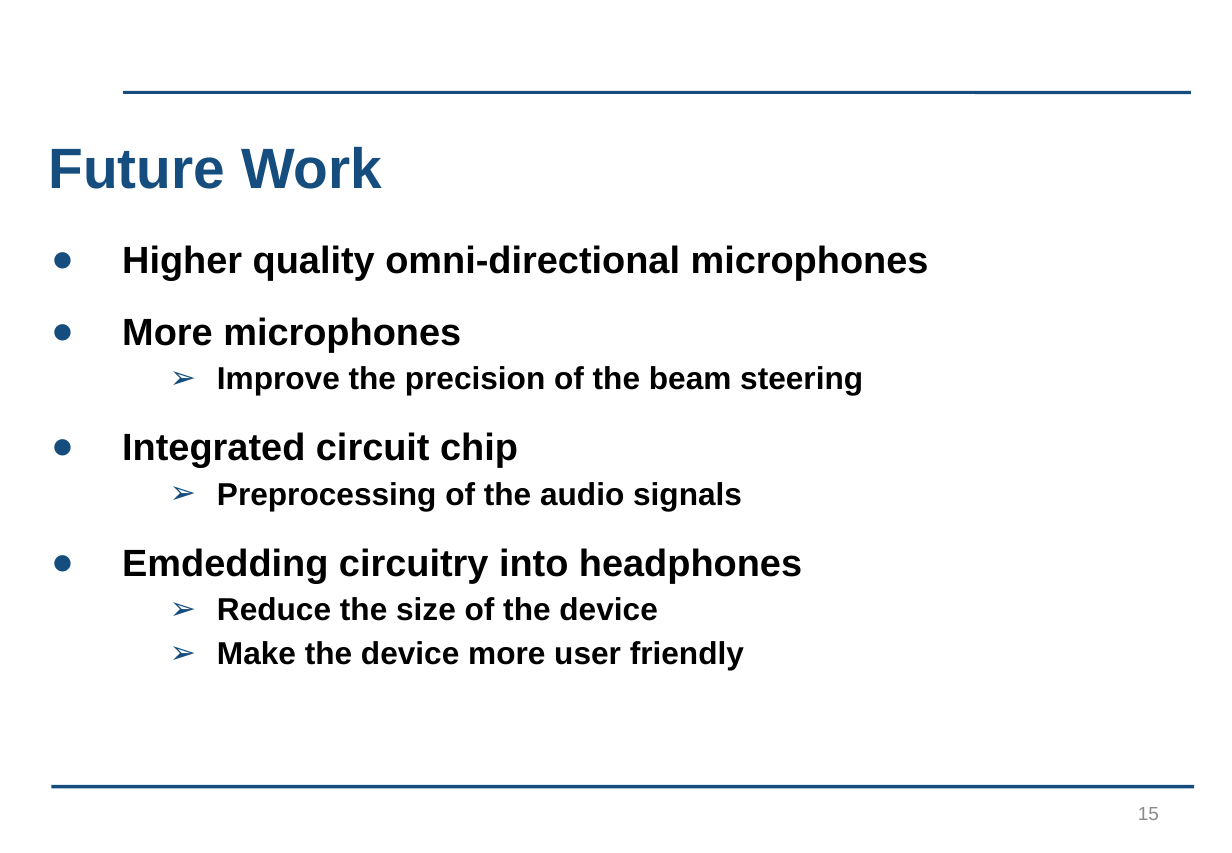
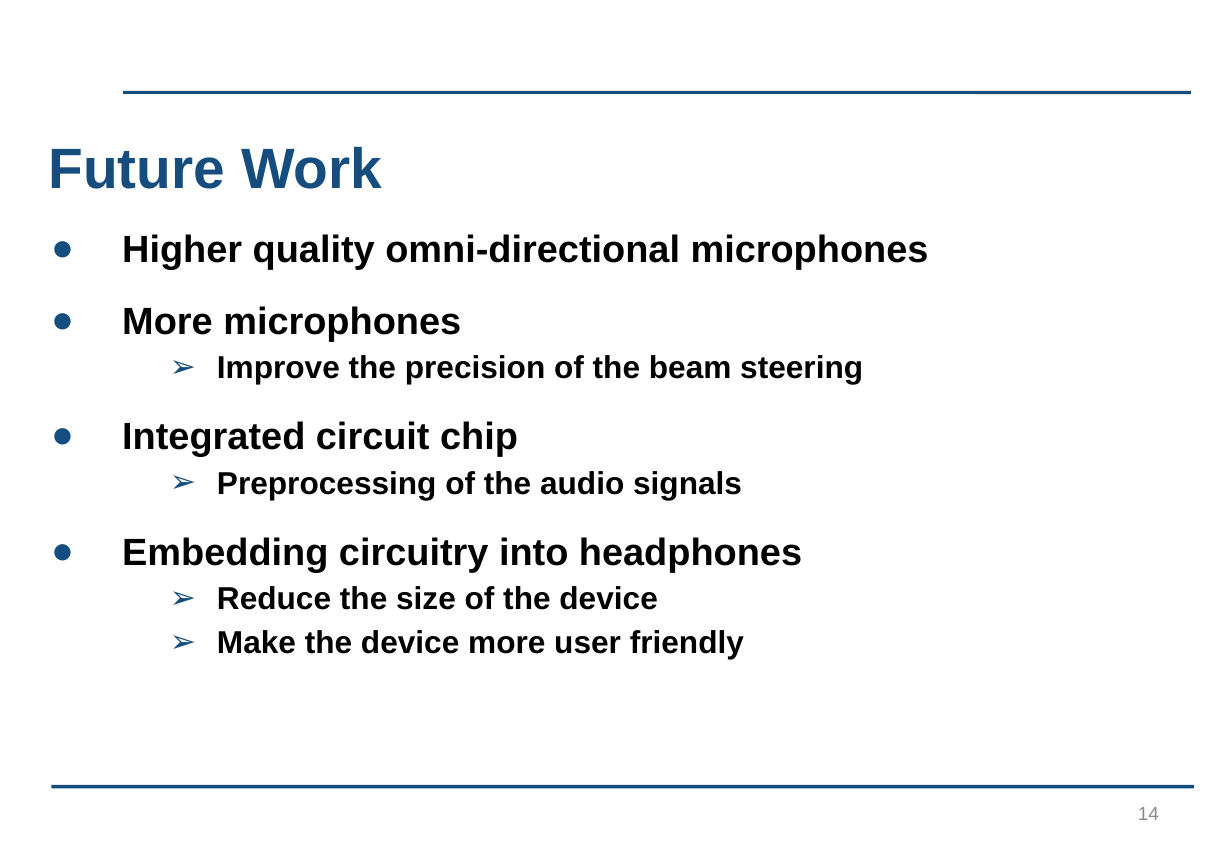
Before and after one commit to kayjayB/I_cant_hear_you, a slide deck: slide 14 of Presentation/Lab Project Presentation.pptx (slide 15 before the commit). Drawn at 1232x853 pixels with LibreOffice and Linux fonts; fonts in the diff are those of the drawing; background and template pictures are left out. Boxes give left, top, right and bottom in pixels: in the first picture for what was removed or moved away, otherwise in the second. Text is boxed around its words. In the diff, an @@ line names an element or a change of style, - is before the commit and + after.

```diff
--- a/Presentation/Lab Project Presentation.pptx
+++ b/Presentation/Lab Project Presentation.pptx
@@ text "Higher quality omni-directional microphones": place and size @@
-text "Higher quality omni-directional microphones" at (122,245,929,670)
+text "Higher quality omni-directional microphones" at (122,234,929,659)
@@ text at (122,537,802,572): text changed @@
-● Emdedding circuitry into headphones
+● Embedding circuitry into headphones
@@ page number at (1138,807,1159,820): text changed @@
-15
+14
```
Also in this commit, not shown: 10 other slides changed, 1 slide removed, 1 other file.
